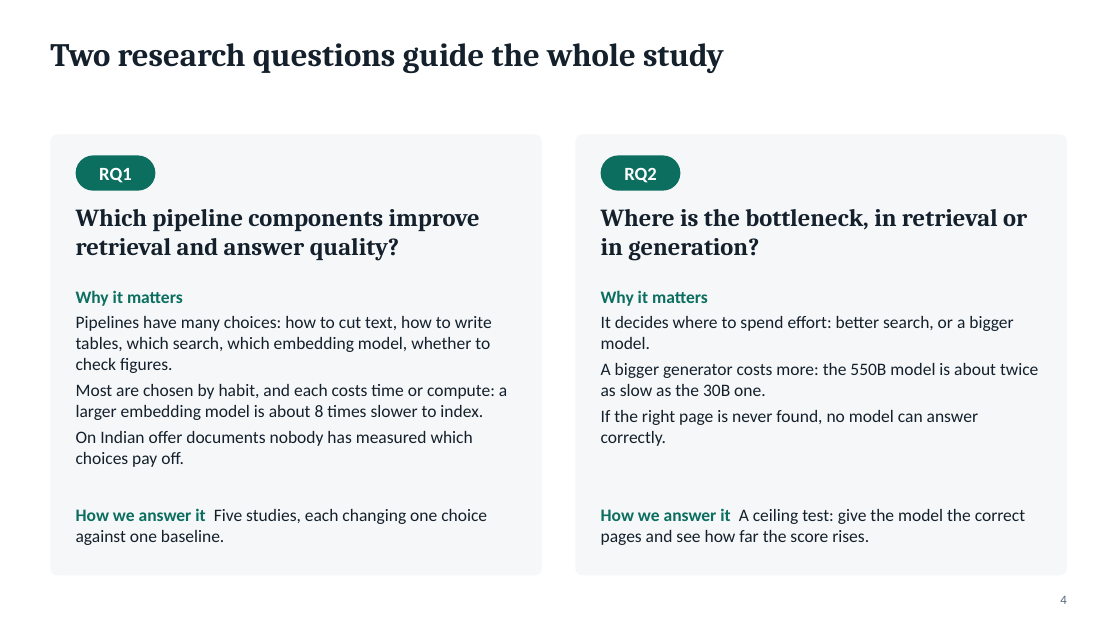
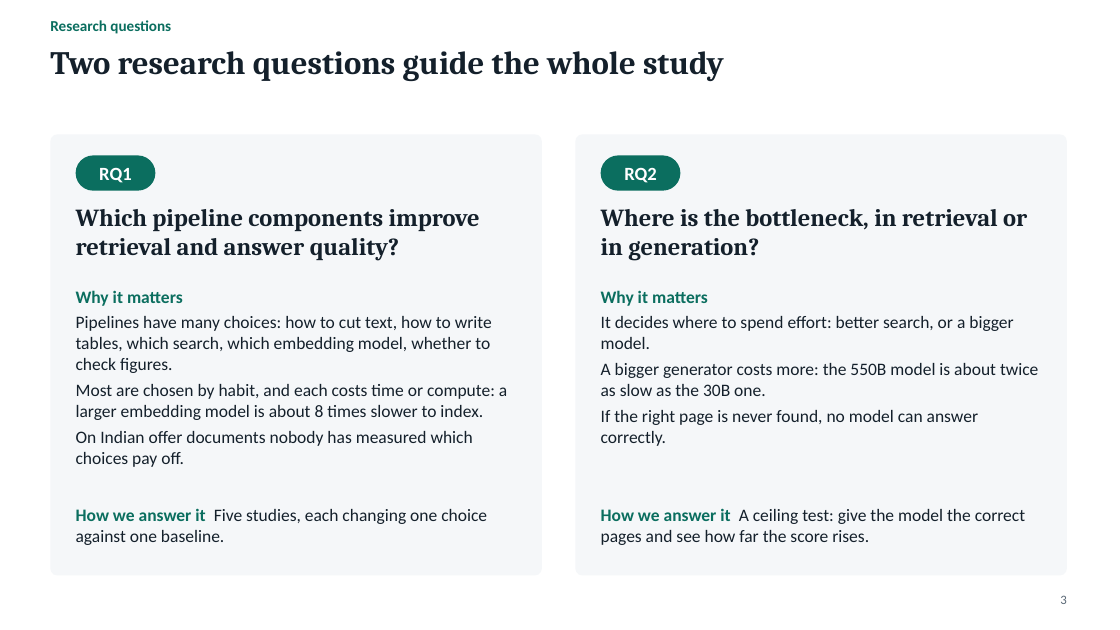
Before and after one commit to DarkkReaper007/RAG-for-financial-analysis, a slide deck: slide 3 of paper/slides.pptx (slide 4 before the commit). Drawn at 1120x630 pixels with LibreOffice and Linux fonts; fonts in the diff are those of the drawing. Boxes give left, top, right and bottom in pixels: in the first picture for what was removed or moved away, otherwise in the second. Text is boxed around its words. In the diff, an @@ line names an element or a change of style, - is before the commit and + after.

```diff
--- a/paper/slides.pptx
+++ b/paper/slides.pptx
@@ text added at [50,20,171,34], 13 pt, text #0B6E5F, bold @@
+Research questions
@@ text "Two research questions guide the ...": place and size @@
-text "Two research questions guide the ..." at [50,43,724,73]
+text "Two research questions guide the ..." at [50,51,724,81]
@@ text at [1060,595,1066,604]: text changed @@
-4
+3
```
Also in this commit, not shown: 20 other slides changed, 4 slides removed, 3 other files.
